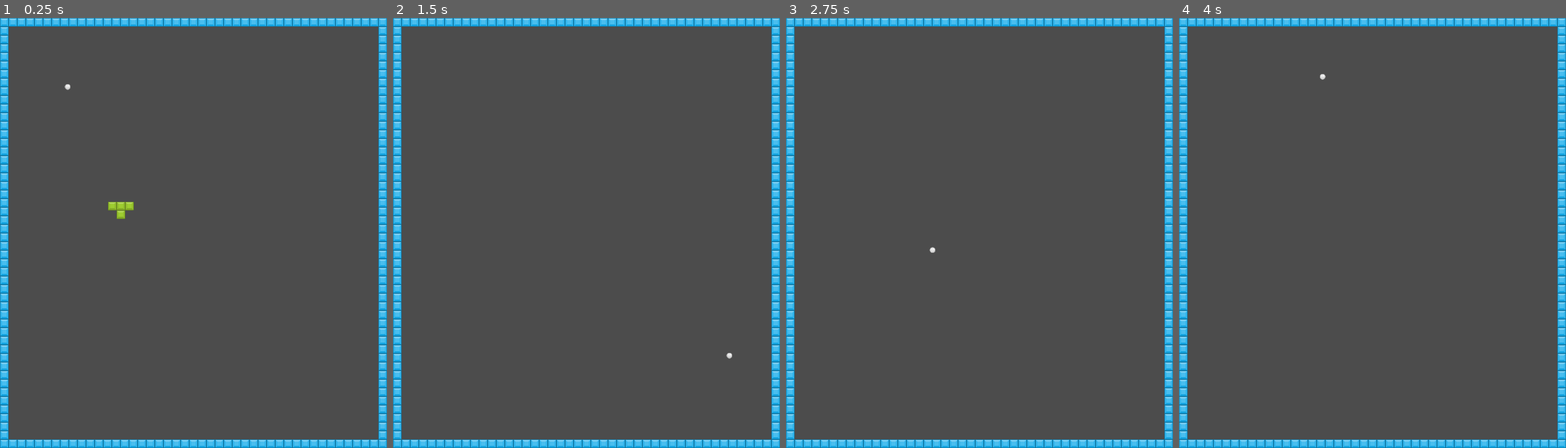
Above: before the commit, frames 1-4 (left to right).
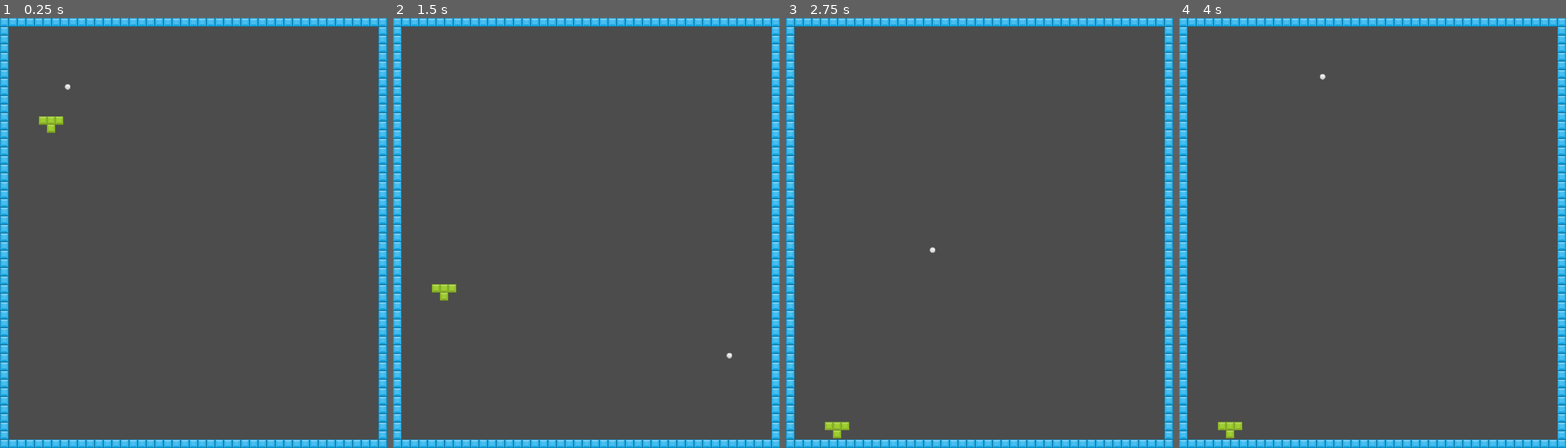
Above: after the commit, the same moments.

Repository: damiengo/ggo2018
Game: Godot game, scene res://game/main.tscn
The game is run twice, just before and just after one commit, with the same random seed, the same clock (stepped at 60 frames per second) and the same inputs.
Inputs:
- Up to frame 1 (0.25 s): no input
- Up to frame 2 (1.5 s): no input
- Up to frame 3 (2.75 s): no input
- Up to frame 4 (4 s): no input

The runs differ from the first frame. In frame 1, 0.3% of the frame differs, in the area x 10-35%, y 22-47%; in frame 2, 0.2%; in frame 3, 0.2%; in frame 4, 0.2%.

Commit message:
falling block

Diff:
--- /dev/null
+++ b/blocks/block.gd
@@ -0,0 +1,16 @@
+extends KinematicBody2D
+
+# Example: https://www.youtube.com/watch?v=4CLvL05Av6g
+
+var speed = 500
+var velocity = Vector2(0,0)
+
+func _ready():
+	velocity.x = 0
+	velocity.y = 1
+
+func _physics_process(delta):
+	if Input.is_action_pressed("move_left"): print("left")
+	if Input.is_action_pressed("move_right"): position.x = position.x+32
+	var motion = delta * velocity * speed
+	var collision = move_and_collide(motion)
--- a/blocks/t.tscn
+++ b/blocks/t.tscn
@@ -1,36 +1,36 @@
-[gd_scene load_steps=2 format=2]
+[gd_scene load_steps=3 format=2]
 
-[ext_resource path="res://tiles/bricks.tres" type="TileSet" id=1]
+[ext_resource path="res://blocks/block.gd" type="Script" id=1]
+[ext_resource path="res://tiles/element_green_square.png" type="Texture" id=2]
 
-[node name="t" type="KinematicBody2D" index="0"]
+[node name="t" type="KinematicBody2D"]
 
 input_pickable = false
 collision_layer = 1
 collision_mask = 1
 collision/safe_margin = 0.08
+script = ExtResource( 1 )
 
-[node name="TileMap" type="TileMap" parent="." index="0"]
+[node name="Sprite" type="Sprite" parent="." index="0"]
 
-mode = 0
-tile_set = ExtResource( 1 )
-cell_size = Vector2( 32, 32 )
-cell_quadrant_size = 16
-cell_custom_transform = Transform2D( 1, 0, 0, 1, 0, 0 )
-cell_half_offset = 2
-cell_tile_origin = 0
-cell_y_sort = false
-cell_clip_uv = false
-collision_use_kinematic = false
-collision_friction = 1.0
-collision_bounce = 0.0
-collision_layer = 1
-collision_mask = 1
-occluder_light_mask = 1
-format = 1
-tile_data = PoolIntArray( 0, 1, 0, 1, 1, 0, 2, 1, 0, 65537, 1, 0 )
-_sections_unfolded = [ "Cell" ]
+texture = ExtResource( 2 )
 
-[node name="CollisionPolygon2D" type="CollisionPolygon2D" parent="." index="1"]
+[node name="Sprite2" type="Sprite" parent="." index="1"]
+
+position = Vector2( 30, 0 )
+texture = ExtResource( 2 )
+
+[node name="Sprite3" type="Sprite" parent="." index="2"]
+
+position = Vector2( 60, 0 )
+texture = ExtResource( 2 )
+
+[node name="Sprite4" type="Sprite" parent="." index="3"]
+
+position = Vector2( 30, 30 )
+texture = ExtResource( 2 )
+
+[node name="CollisionPolygon2D" type="CollisionPolygon2D" parent="." index="4"]
 
 build_mode = 0
-polygon = PoolVector2Array( 100, 0, 100, 30, 60, 30, 60, 60, 30, 60, 30, 30, 10, 30, 10, 30, 10, 0 )
+polygon = PoolVector2Array( -20, -20, 80, -20, 80, 20, 50, 20, 50, 50, 10, 50, 10, 20, -20, 20 )
--- a/game/main.gd
+++ b/game/main.gd
@@ -1,4 +1,3 @@
-tool
 extends Node
 
 var _block_size = 32
@@ -7,22 +6,12 @@
 	preload("res://blocks/t.tscn")
 ]
 
-var _block_velocity = Vector2(0,0)
-
 var _falling_blocks = []
 
 func _ready():
-	_block_velocity.x = 1
-	_block_velocity.y = 1
 	var block_resource = _block_types[0]
 	var block = block_resource.instance()
-	block.position = Vector2(_block_size * 5, _block_size * 3)
+	block.position = Vector2(_block_size * 5, _block_size * 8)
 	add_child(block)
 	_falling_blocks.append(block)
 	print(block.position)
-
-func _physics_process(delta):
-	var speed = 20
-	for falling_block in _falling_blocks:
-		#falling_block.move_local_y(_block_size*delta*speed)
-		falling_block.move_and_collide(_block_velocity*delta*speed) # a sortir dans un script du block?
--- a/game/main.tscn
+++ b/game/main.tscn
@@ -4,7 +4,7 @@
 [ext_resource path="res://ball/ball.tscn" type="PackedScene" id=2]
 [ext_resource path="res://tiles/bricks.tres" type="TileSet" id=3]
 
-[node name="Node" type="Node"]
+[node name="Node" type="Node" index="0"]
 
 script = ExtResource( 1 )
 
